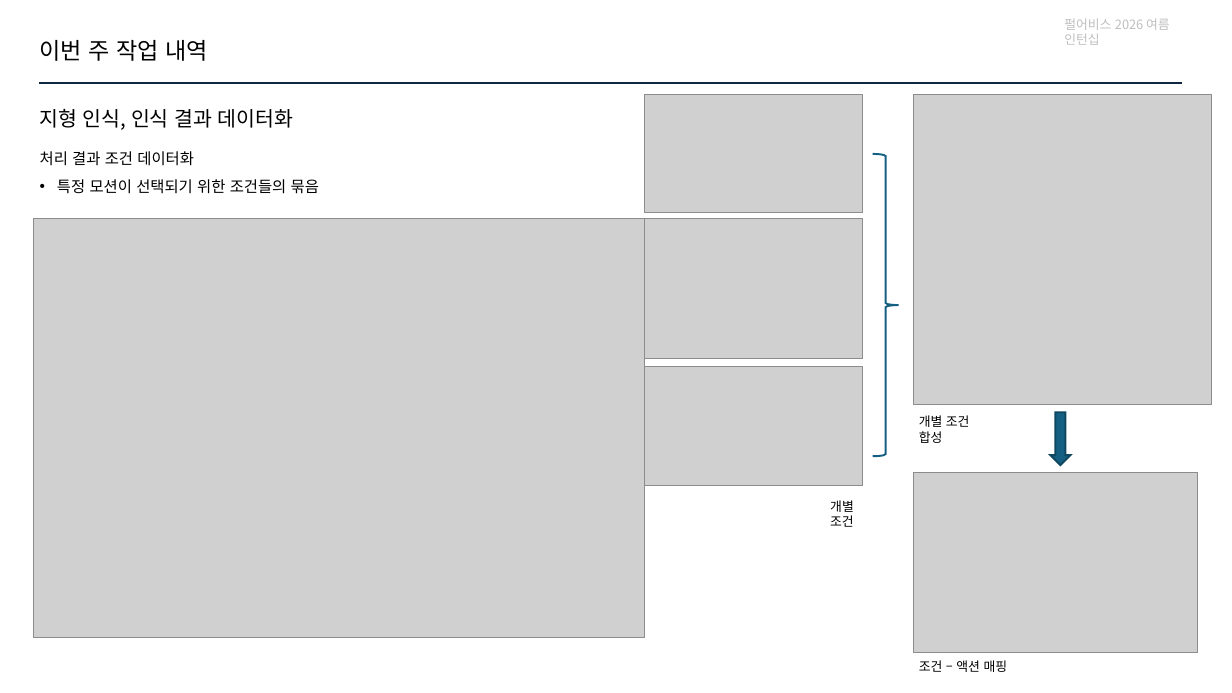
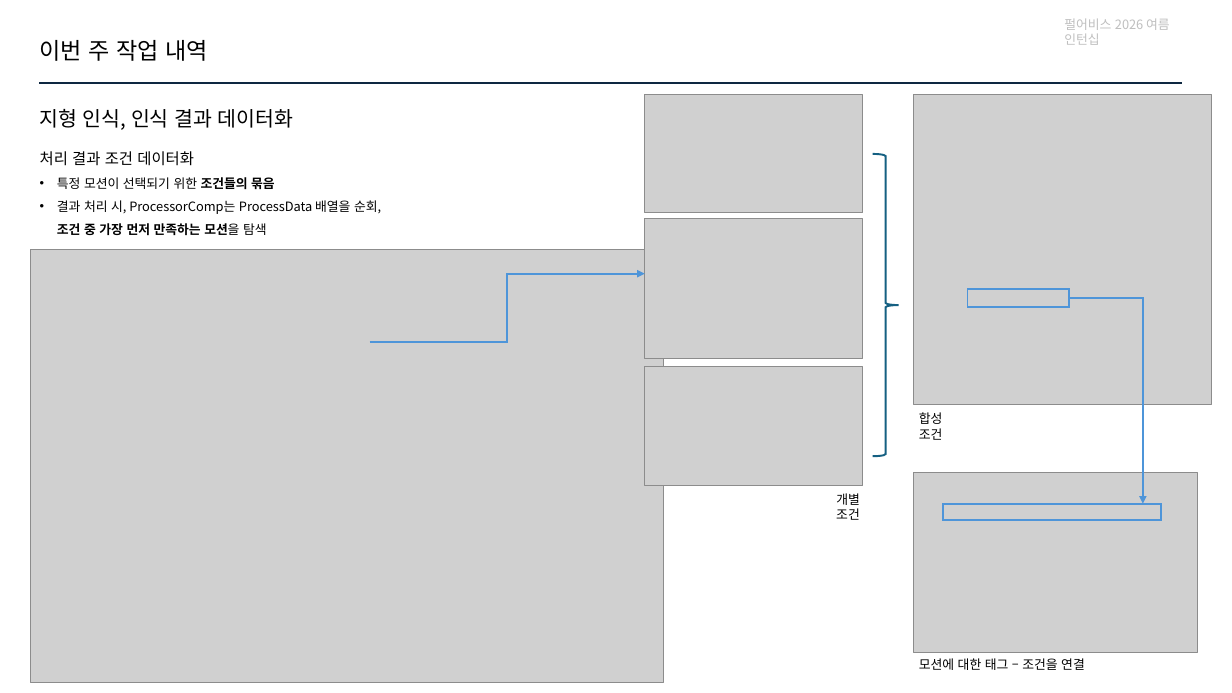
Before and after one commit to jhk0701/PA26-Character-Animation-Parkour, a slide deck: slide 6 of PPT/week6.pptx. Drawn at 1232x693 pixels with LibreOffice and Linux fonts; fonts in the diff are those of the drawing; grey boxes stand for pictures. Boxes give left, top, right and bottom in pixels: in the first picture for what was removed or moved away, otherwise in the second. Text is boxed around its words. In the diff, an @@ line names an element or a change of style, - is before the commit and + after.

```diff
--- a/PPT/week6.pptx
+++ b/PPT/week6.pptx
@@ text at [57, 177, 275, 189]: size 12 to 10 pt in "특정 모션이 선택되기 위한 조건들의 묶음"; bold on in "조건들의 묶음" @@
@@ text at [57, 200, 381, 235]: paragraph added @@
+• 결과 처리 시, ProcessorComp는 ProcessData 배열을 순회,
+  조건 중 가장 먼저 만족하는 모션을 탐색
@@ picture: place and size @@
-picture at [34, 219, 645, 638]
+picture at [30, 250, 664, 683]
@@ elbow arrow added from (370, 342) to (645, 274), #4E95D9 1.5 pt @@
@@ rectangle added at [968, 289, 1069, 307], outline #4E95D9 1.5 pt @@
@@ elbow arrow added from (1069, 298) to (1143, 504), #4E95D9 1.5 pt @@
@@ text at [919, 412, 943, 440]: text changed @@
-개별 조건 합성
+합성 조건
@@ down arrow removed at [1051, 412, 1070, 465] @@
@@ text "개별 조건": place and size @@
-text "개별 조건" at [830, 500, 854, 527]
+text "개별 조건" at [836, 493, 860, 520]
@@ rectangle added at [944, 504, 1161, 519], outline #4E95D9 1.5 pt @@
@@ text at [919, 658, 1085, 670]: text changed @@
-조건 – 액션 매핑
+모션에 대한 태그 – 조건을 연결
```
Also in this commit, not shown: 11 other slides changed, 1 slide added, 1 slide removed, 11 other files.
